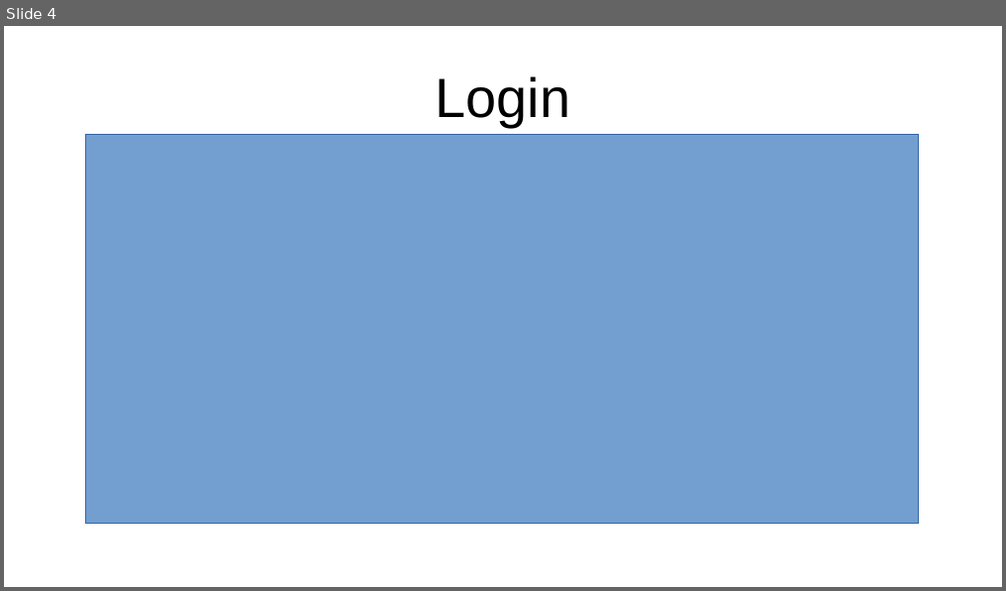
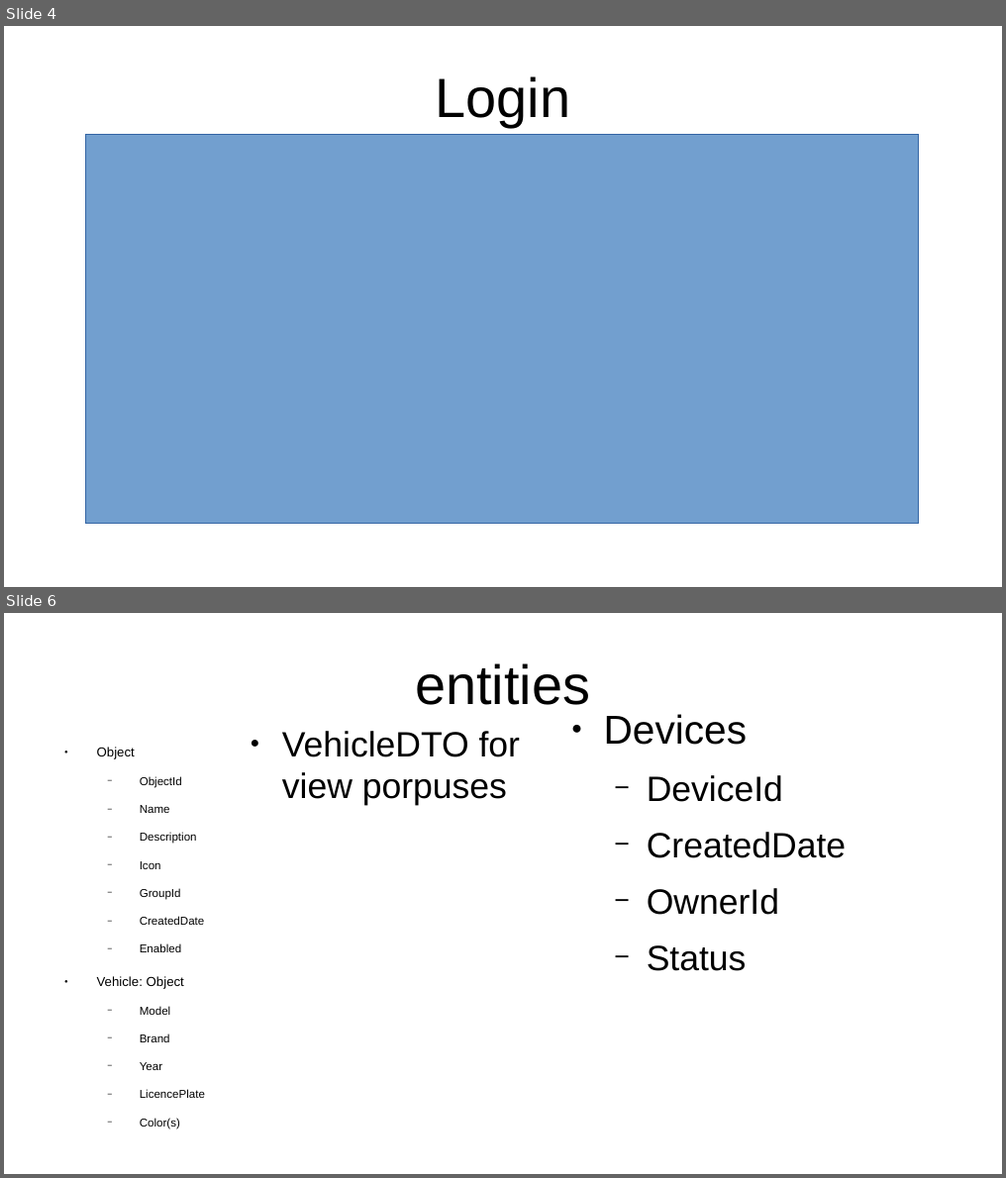
Before and after one commit to victorGonzalezH/ubimp, a slide deck: ubimpBlueprint.odp. Shown one above the other, each under a label of ours: slide 4 before the commit, slides 4 and 6 after it; the slides between them are not shown. The pictures are 1006x591 and 1006x1178 pixels, drawn with LibreOffice and Linux fonts; fonts in the diff are those of the drawing. Boxes give left, top, right and bottom in pixels: in the first picture for what was removed or moved away, otherwise in the second. Text is boxed around its words. In the diff, an @@ line names an element or a change of style, - is before the commit and + after.

```diff
--- a/ubimpBlueprint.odp
+++ b/ubimpBlueprint.odp
@@ slide 6 added at (4, 613, 1002, 1174), background #FFFFFF @@
@@ title added at (415, 663, 590, 705), 44 pt, text #000000 @@
+entities
@@ text added at (282, 731, 520, 806), 28 pt, text #000000 @@
+● VehicleDTO for view porpuses
@@ text added at (604, 714, 846, 971), 28 pt, text #000000 @@
+● Devices
+  − DeviceId
+  − CreatedDate
+  − OwnerId
+  − Status
@@ text added at (97, 747, 205, 1130), 9.1 pt, text #000000 @@
+● Object
+  − ObjectId
+  − Name
+  − Description
+  − Icon
+  − GroupId
+  − CreatedDate
+  − Enabled
+● Vehicle: Object
+  − Model
+  − Brand
+  − Year
+  − LicencePlate
+  − Color(s)
```
Also in this commit, not shown: 1 other slide added, 1 slide removed, 18 other files.
